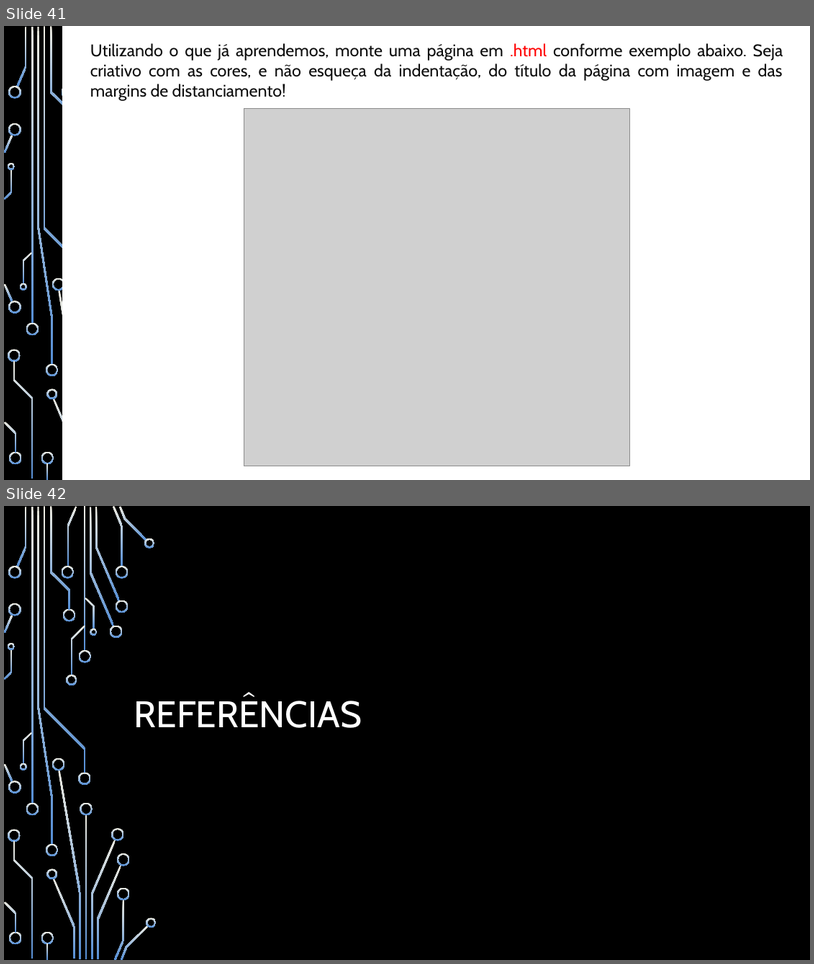
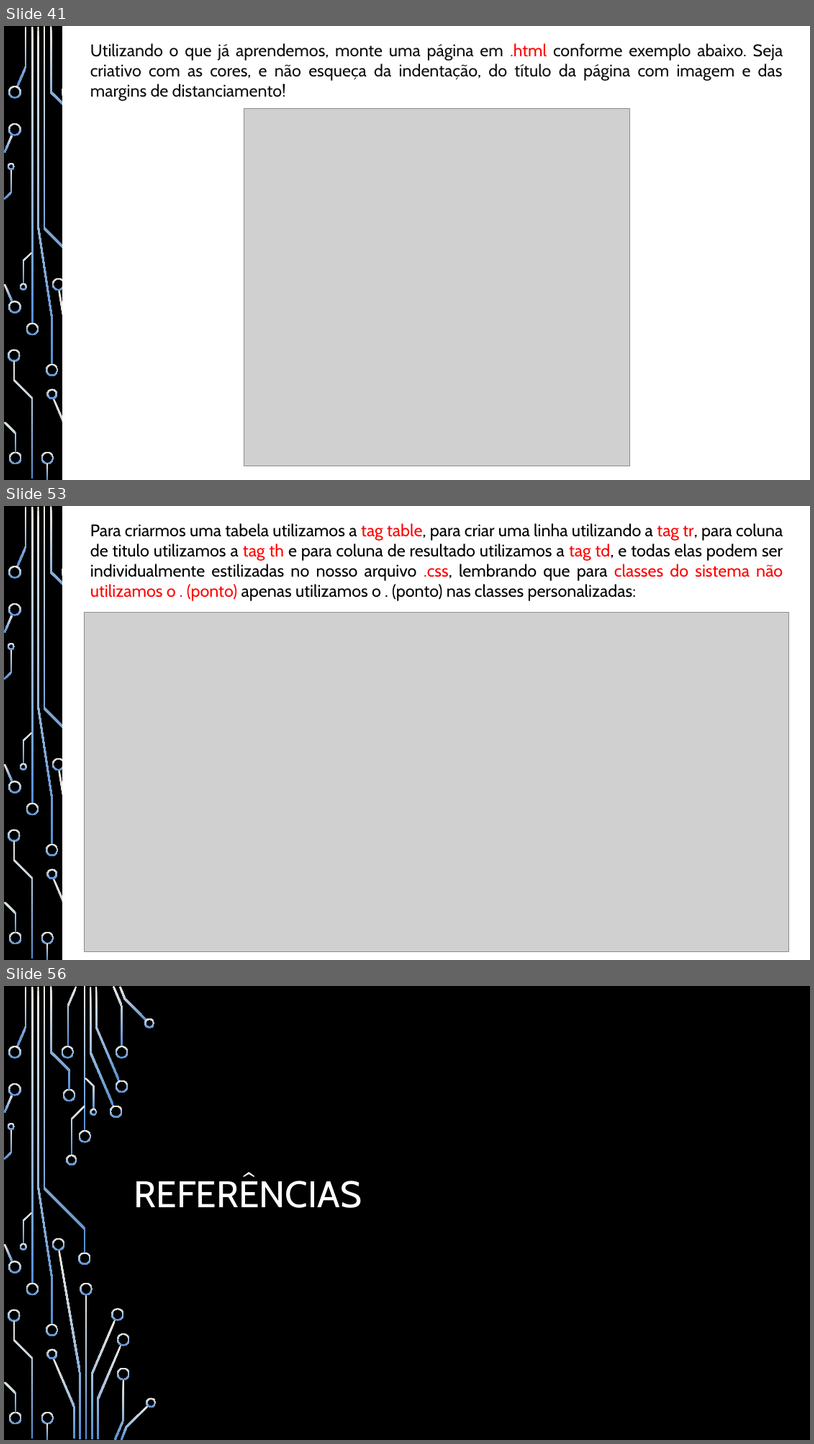
Before and after one commit to heitorsam/aulas_iep, a slide deck: documentos/Apostila - Desenvolvimento Web - IEP.pptx. Shown one above the other, each under a label of ours: slides 41 and 42 before the commit, slides 41, 53 and 56 after it; the slides between them are not shown. The pictures are 814x964 and 814x1444 pixels, drawn with LibreOffice and Linux fonts; fonts in the diff are those of the drawing; grey boxes stand for pictures; background and template pictures are left out. Boxes give left, top, right and bottom in pixels: in the first picture for what was removed or moved away, otherwise in the second. Text is boxed around its words. In the diff, an @@ line names an element or a change of style, - is before the commit and + after.

```diff
--- a/documentos/Apostila - Desenvolvimento Web - IEP.pptx
+++ b/documentos/Apostila - Desenvolvimento Web - IEP.pptx
@@ slide 53 added at [4,506,810,960], background picture (left out); not listed: 37 template elements that a slide beside it also shows @@
@@ rectangle added at [63,506,810,960], fill #FFFFFF, outline #FFFFFF 1.25 pt @@
@@ text added at [90,523,783,601], 20 pt, text #000000 @@
+Para criarmos uma tabela utilizamos a tag table, para criar uma linha utilizando a tag tr, para coluna de titulo utilizamos a tag th e para coluna de resultado utilizamos a tag td, e todas elas podem ser individualmente estilizadas no nosso arquivo .css, lembrando que para classes do sistema não utilizamos o . (ponto) apenas utilizamos o . (ponto) nas classes personalizadas:
@@ picture added at [85,612,790,951] @@
@@ what was slide 42 is now slide 56 @@
```
Also in this commit, not shown: 2 slides changed, 13 other slides added, 10 other files.
